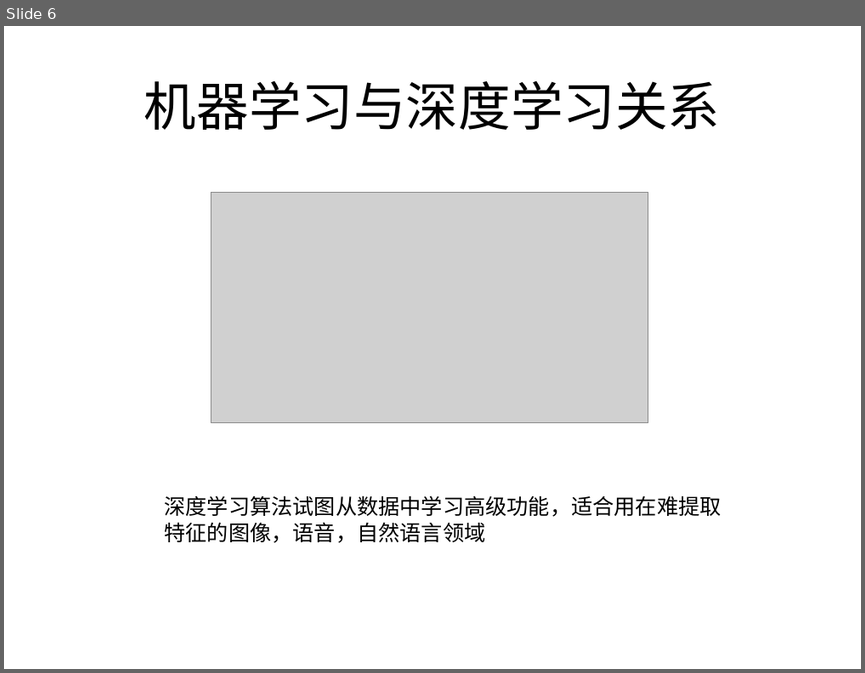
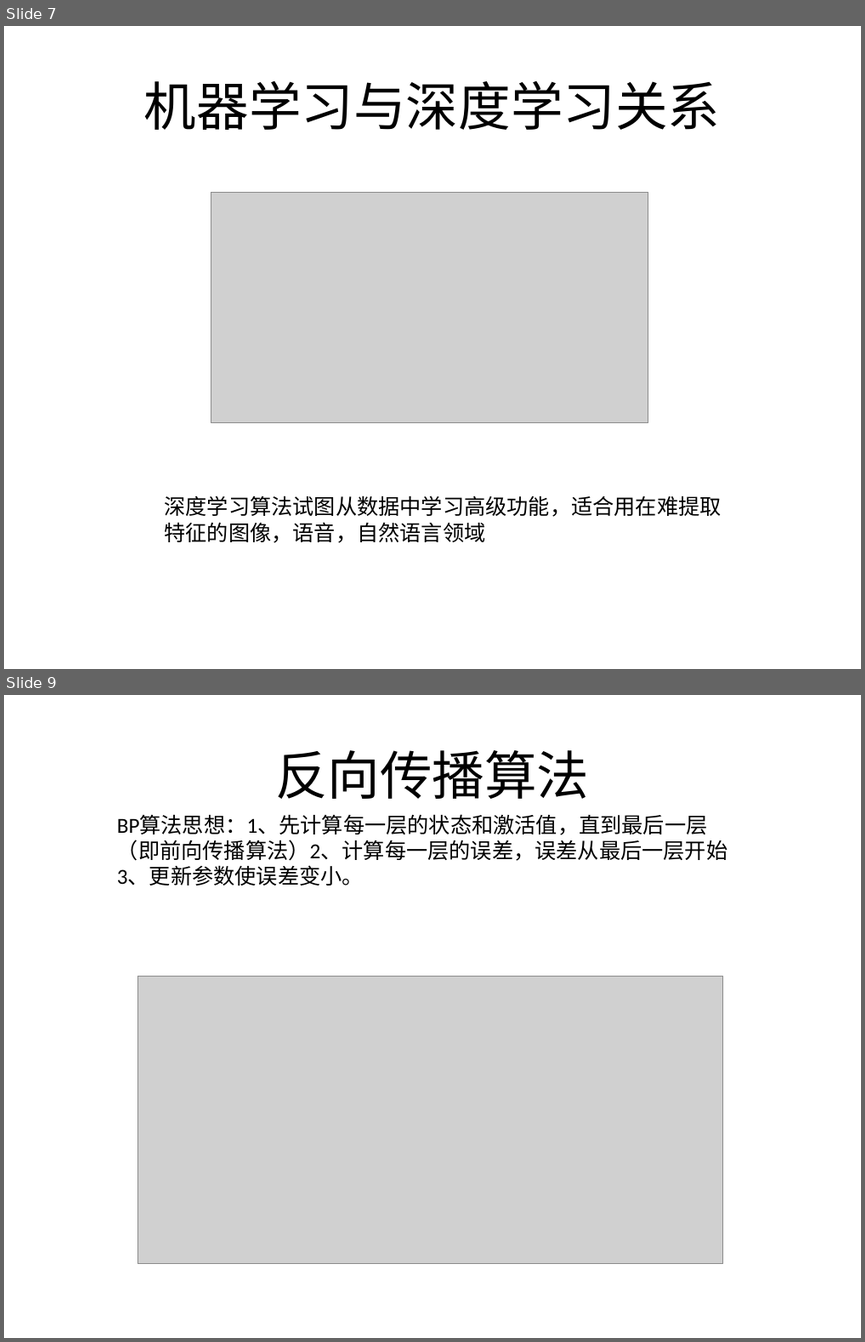
Before and after one commit to logcoding/DeepLearning, a slide deck: 机器学习&深度学习介绍.pptx. Shown one above the other, each under a label of ours: slide 6 before the commit, slides 7 and 9 after it; the slides between them are not shown. The pictures are 865x673 and 865x1342 pixels, drawn with LibreOffice and Linux fonts; fonts in the diff are those of the drawing; grey boxes stand for pictures. Boxes give left, top, right and bottom in pixels: in the first picture for what was removed or moved away, otherwise in the second. Text is boxed around its words. In the diff, an @@ line names an element or a change of style, - is before the commit and + after.

```diff
--- a/机器学习&深度学习介绍.pptx
+++ b/机器学习&深度学习介绍.pptx
@@ slide 9 added at (x1=4, y1=695, x2=861, y2=1338), background #FFFFFF @@
@@ title added at (x1=275, y1=750, x2=590, y2=799), 44 pt, text #000000 @@
+反向传播算法
@@ text added at (x1=117, y1=815, x2=727, y2=885), 18 pt, text #000000 @@
+BP算法思想：1、先计算每一层的状态和激活值，直到最后一层（即前向传播算法）2、计算每一层的误差，误差从最后一层开始3、更新参数使误差变小。
@@ picture added at (x1=137, y1=976, x2=723, y2=1264) @@
@@ what was slide 6 is now slide 7 @@
```
Also in this commit, not shown: 1 slide changed, 11 other slides added, 1 slide removed, 13 other files.
